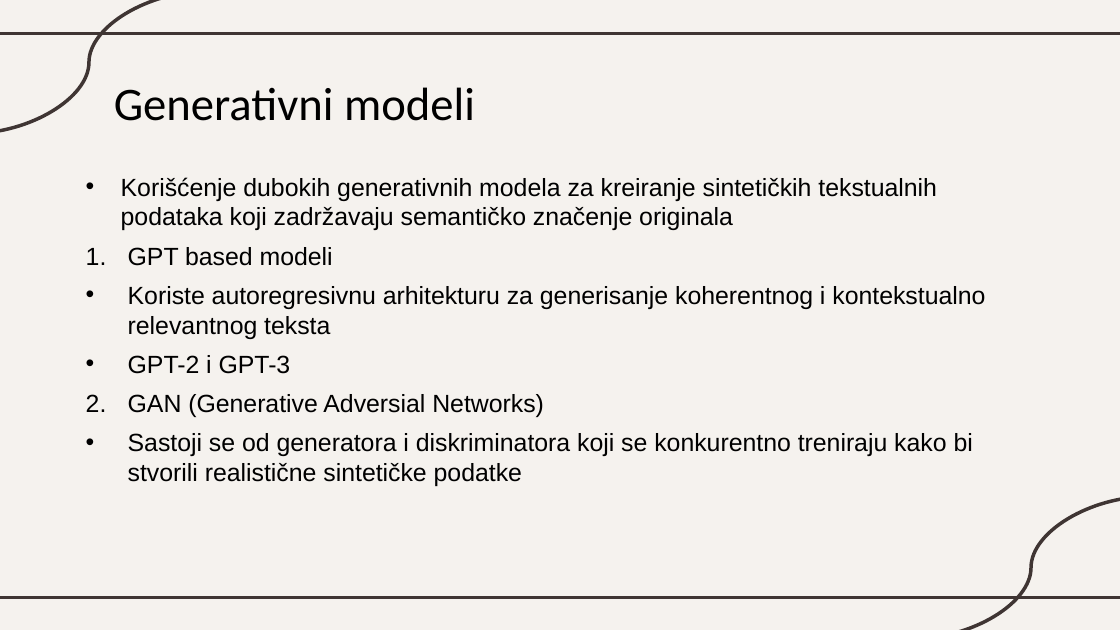
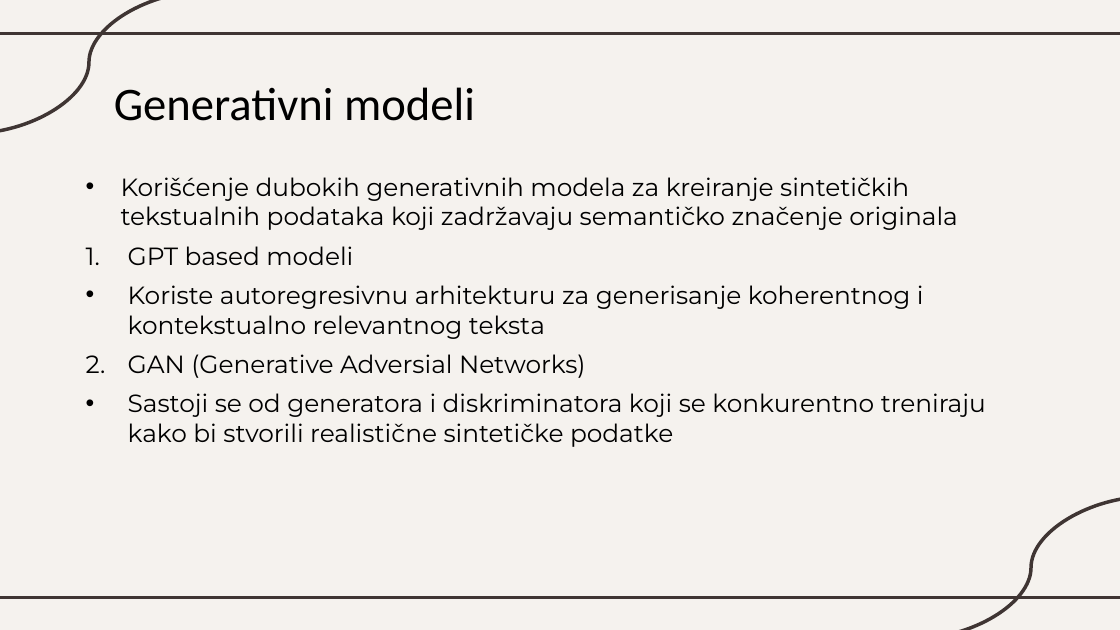
Before and after one commit to katarinaast/Text-data-augmentation, a slide deck: slide 22 of Augmentacija_PDF.pptx. Drawn at 1120x630 pixels with LibreOffice and Linux fonts; fonts in the diff are those of the drawing. Boxes give left, top, right and bottom in pixels: in the first picture for what was removed or moved away, otherwise in the second. Text is boxed around its words. In the diff, an @@ line names an element or a change of style, - is before the commit and + after.

```diff
--- a/Augmentacija_PDF.pptx
+++ b/Augmentacija_PDF.pptx
@@ text "Korišćenje dubokih generativnih modela za ..." at (121,177,986,447): font Arial to Montserrat @@
@@ text at (128,355,291,374): paragraph removed @@
-• GPT-2 i GPT-3
```
Also in this commit, not shown: 21 other slides changed, 1 other file.
